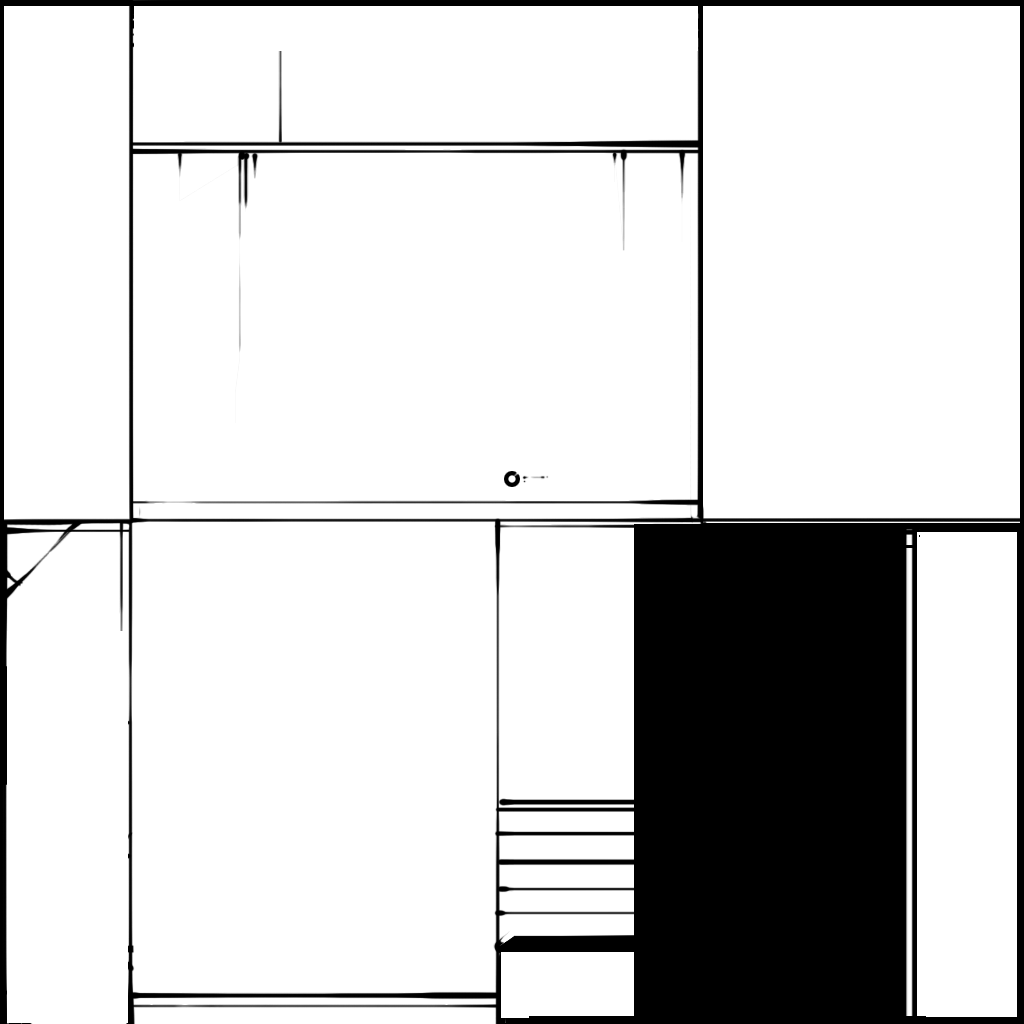
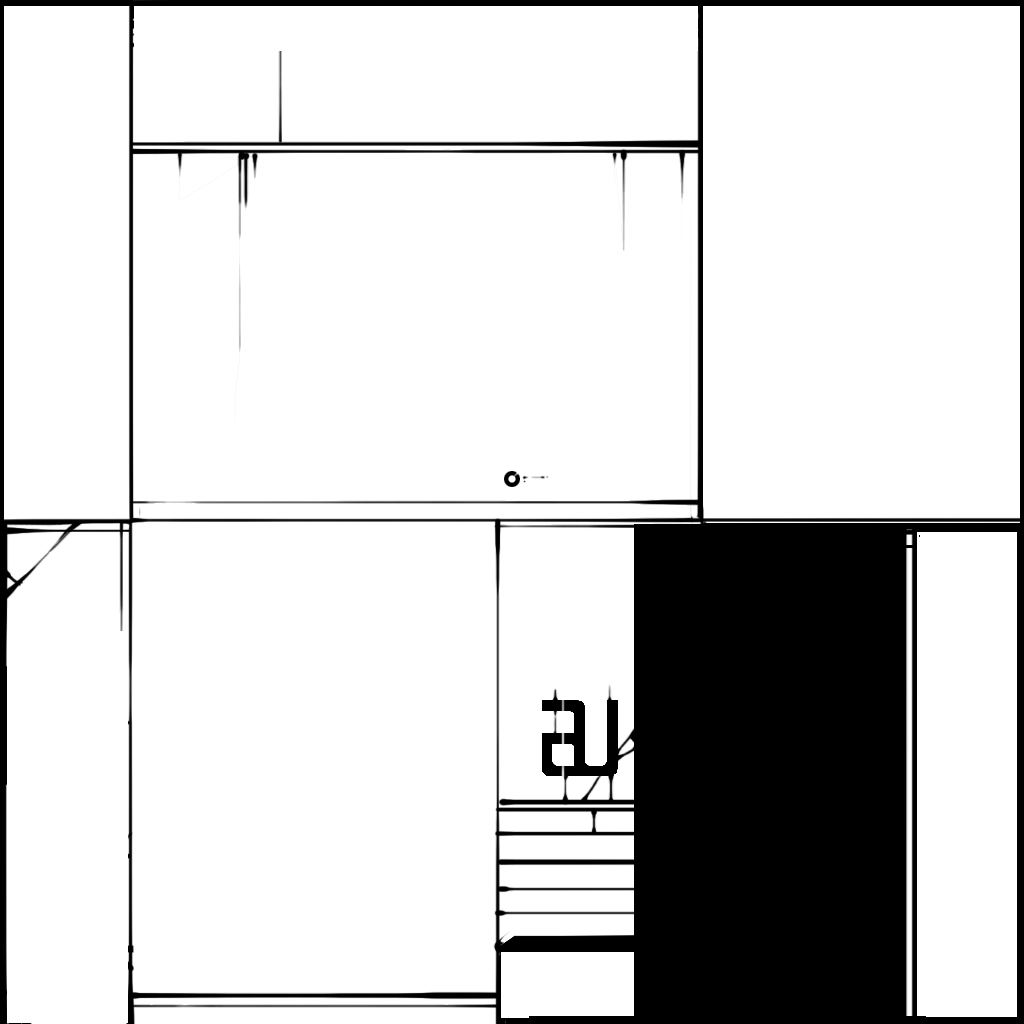
Before/after of a 1024 × 1024 layered artwork. What changed in the layer stack:
added layer "Layer 14" above "Layer 13" over [542, 684, 634, 836]
